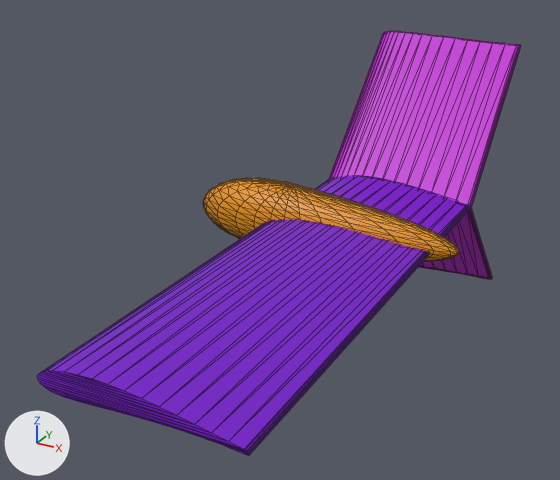
The glTF model src/assets/uav.glb: old version first, new version second.
Rendered twice from a 50 mm lens placed at (2.35, -2.68, 2.27), pointed at (-0.17, 1.9, -0.03). Lighting does not change. The marker at lower left points along +X, +Y and +Z. Mesh edges are drawn as thin lines. Where no turn or scale is listed for an object, it has been applied to the vertices.

The first picture shows 'BezierCurve.000', 'BezierCurve.001', 'BezierCurve.002', 'SurfSphere'.
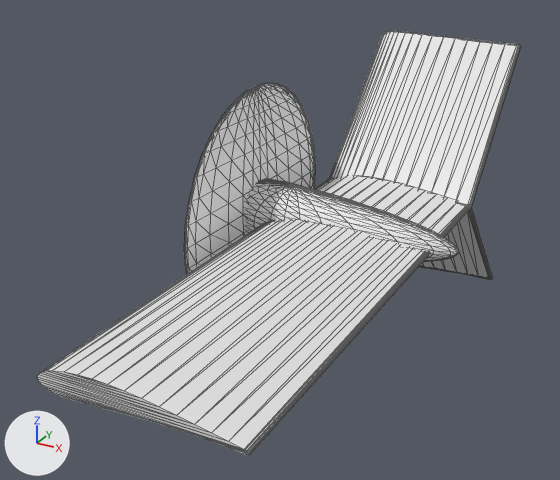
The newer file is also turned or shifted as a whole; pictures and numbers use the older file's frame.

Boxes (x1, y1, x2, y2) around the edits, measured in the pictures (560 x 480 px):
'BezierCurve.001', recoloured (purple to white)
    both: (38, 176, 470, 456)
'BezierCurve.000', recoloured (pink to white)
    both: (329, 31, 521, 209)
'uprop', added
    after: (184, 83, 316, 275)
'SurfSphere', recoloured (orange to white)
    both: (204, 178, 459, 262)
'BezierCurve.002', recoloured (purple to grey)
    both: (328, 179, 492, 279)

The change, as a diff of the scene's bpy script:
```diff
--- a/src/assets/uav.glb.py
+++ b/src/assets/uav.glb.py
@@ me_beziercurve_001 @@
 me_beziercurve_001.from_pydata(...)  # 96 vertices, 188 faces; spans x -0.552..0.727, y -0.849..0.374, z -0.374..0.849
-me_beziercurve_001.materials.append(mat_material_002)  # pink #c300d6
@@ me_beziercurve_002 @@
 me_beziercurve_002.from_pydata(...)  # 96 vertices, 188 faces; spans x -0.53..0.75, y -1.74..1.74, z -0.43..-0.25
-me_beziercurve_002.materials.append(mat_material_001)  # purple #7800ce
@@ me_beziercurve_003 @@
 me_beziercurve_003.from_pydata(...)  # 96 vertices, 188 faces; spans x -0.552..0.727, y -0.849..0.374, z -0.849..0.374
-me_beziercurve_003.materials.append(mat_material_002)  # pink #c300d6
@@ me_surfsphere @@
 me_surfsphere.from_pydata(...)  # 619 vertices, 1213 faces; spans x -1.12..0.98, y -0.25..0.25, z -0.27..0.27
-me_surfsphere.materials.append(mat_material_003)  # orange #e79200
@@ me_surfsphere_002 @@
+me_surfsphere_002.from_pydata(...)  # 611 vertices, 1197 faces; spans x -0.02..0.02, y -1.0..1.0, z -1.0..1.0
@@ ob_uprop @@
+ob_uprop = bpy.data.objects.new('uprop', me_surfsphere_002)
+ob_uprop.location = (-0.552, 2.237, 0.007)
```
